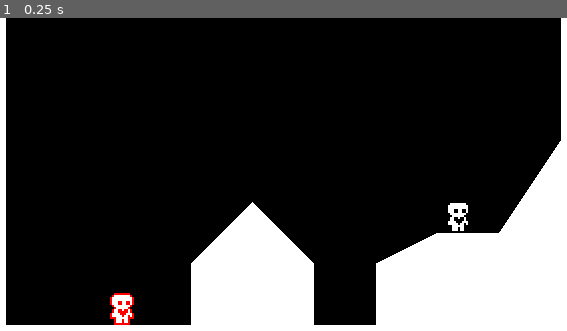
Above: before the commit, frame 1.
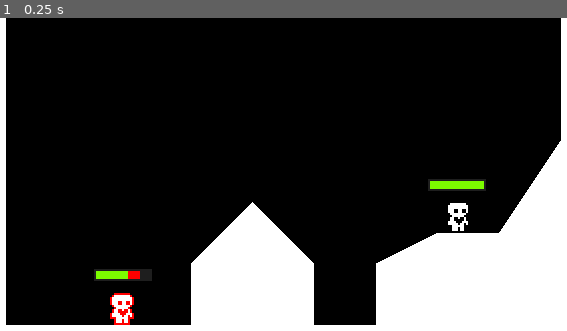
Above: after the commit, the same moment.

Repository: lance-374/TeamADHD
Game: Godot game, scene res://test_level.tscn
Two runs of this game, one before a commit and one after it. Both use one fixed random seed, a clock stepped at 60 frames per second and the inputs below.
Inputs:
- Up to frame 1 (0.25 s): no input

The runs differ from the first frame. In frame 1, 0.8% of the frame differs, in the area x 16-86%, y 51-85%.

Commit message:
add hp bar

Diff:
--- /dev/null
+++ b/Hpbar.gd
@@ -0,0 +1,29 @@
+extends ProgressBar
+
+@onready var timer =  $Timer
+@onready var dmgbar = $Dmgbar
+
+var health = 0 : set = _set_health
+
+func _set_health(new_health):
+	var prev_health = health
+	health = min(max_value, new_health)
+	value = health
+
+	if health <= 0:
+		queue_free()
+
+	if health < prev_health:
+		timer.start()
+	else:
+		dmgbar.value = health
+
+func init_health(_health):
+	health = _health
+	max_value = health
+	value = health
+	dmgbar.value = health
+	dmgbar.max_value = health
+
+func _on_timer_timeout():
+	dmgbar.value = health
--- /dev/null
+++ b/Hpbar.tscn
@@ -0,0 +1,49 @@
+[gd_scene load_steps=6 format=3 uid="uid://d4jugpe5q51no"]
+
+[ext_resource type="Script" path="res://Hpbar.gd" id="1_e74ik"]
+
+[sub_resource type="StyleBoxEmpty" id="StyleBoxEmpty_0wndv"]
+
+[sub_resource type="StyleBoxFlat" id="StyleBoxFlat_23606"]
+bg_color = Color(0.486275, 0.988235, 0, 1)
+
+[sub_resource type="StyleBoxFlat" id="StyleBoxFlat_4ogdj"]
+bg_color = Color(0.117647, 0.117647, 0.117647, 1)
+expand_margin_left = 1.0
+expand_margin_top = 1.0
+expand_margin_right = 1.0
+expand_margin_bottom = 1.0
+shadow_color = Color(0, 0, 0, 0.27451)
+shadow_offset = Vector2(0, 1)
+
+[sub_resource type="StyleBoxFlat" id="StyleBoxFlat_ktyg1"]
+bg_color = Color(1, 0, 0, 1)
+
+[node name="Hpbar" type="ProgressBar"]
+z_index = 1
+offset_right = 240.0
+offset_bottom = 4.0
+theme_override_styles/background = SubResource("StyleBoxEmpty_0wndv")
+theme_override_styles/fill = SubResource("StyleBoxFlat_23606")
+value = 60.0
+show_percentage = false
+script = ExtResource("1_e74ik")
+
+[node name="Dmgbar" type="ProgressBar" parent="."]
+z_index = -1
+layout_mode = 1
+anchors_preset = 15
+anchor_right = 1.0
+anchor_bottom = 1.0
+grow_horizontal = 2
+grow_vertical = 2
+theme_override_styles/background = SubResource("StyleBoxFlat_4ogdj")
+theme_override_styles/fill = SubResource("StyleBoxFlat_ktyg1")
+value = 80.0
+show_percentage = false
+
+[node name="Timer" type="Timer" parent="."]
+wait_time = 0.45
+one_shot = true
+
+[connection signal="timeout" from="Timer" to="." method="_on_timer_timeout"]
--- a/player2.gd
+++ b/player2.gd
@@ -69,3 +69,20 @@
 
 	if not is_on_floor():
 		animated_sprite_2d.play("jump")
+
+#HEALTH BAR
+@onready var healthbar = $Hpbar
+
+
+
+func _ready():
+	var health = 100
+	healthbar.init_health(health)
+
+#func _set_health(value):
+#	super._set_health(value)
+#	healthbar.health = health
+
+#func _on_hurtbox_area_entered(area):
+#	health -= 1
+#	got_hit_anim_player.play("got_hit")
--- a/test_level.tscn
+++ b/test_level.tscn
@@ -1,8 +1,9 @@
-[gd_scene load_steps=4 format=3 uid="uid://dqw1k52kx64o8"]
+[gd_scene load_steps=5 format=3 uid="uid://dqw1k52kx64o8"]
 
 [ext_resource type="Script" path="res://test_level.gd" id="1_tjd8m"]
 [ext_resource type="PackedScene" uid="uid://d2sdarwcyh0lv" path="res://player1.tscn" id="2_0fdpx"]
 [ext_resource type="PackedScene" uid="uid://dgaoedv8knbnh" path="res://player2.tscn" id="3_75bxa"]
+[ext_resource type="PackedScene" uid="uid://d4jugpe5q51no" path="res://Hpbar.tscn" id="3_wona0"]
 
 [node name="TestLevel" type="Node2D"]
 script = ExtResource("1_tjd8m")
@@ -19,5 +20,17 @@
 [node name="Player1" parent="." instance=ExtResource("2_0fdpx")]
 position = Vector2(256, 96)
 
+[node name="Hpbar" parent="Player1" instance=ExtResource("3_wona0")]
+offset_left = -14.0
+offset_top = -26.0
+offset_right = 13.0
+offset_bottom = -22.0
+
 [node name="Player2" parent="." instance=ExtResource("3_75bxa")]
 position = Vector2(88, 144)
+
+[node name="Hpbar" parent="Player2" instance=ExtResource("3_wona0")]
+offset_left = -13.0
+offset_top = -27.0
+offset_right = 14.0
+offset_bottom = -23.0
